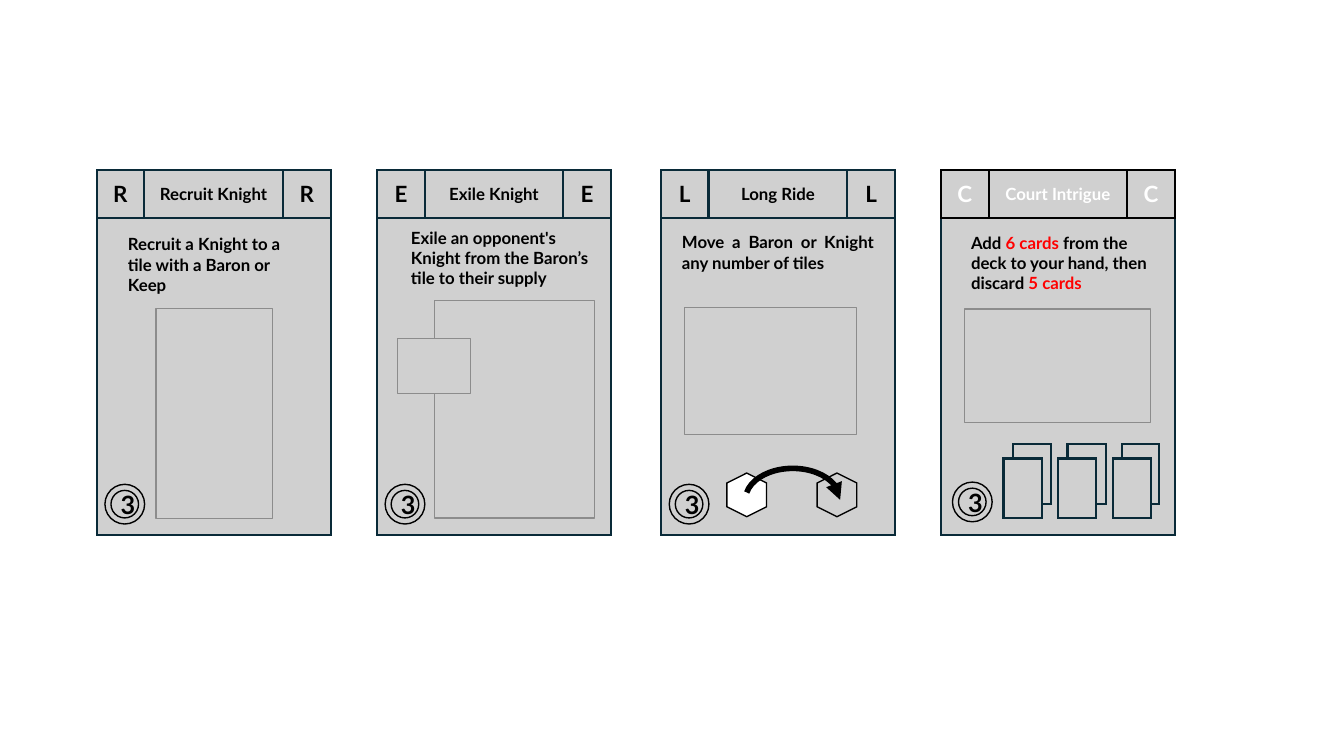
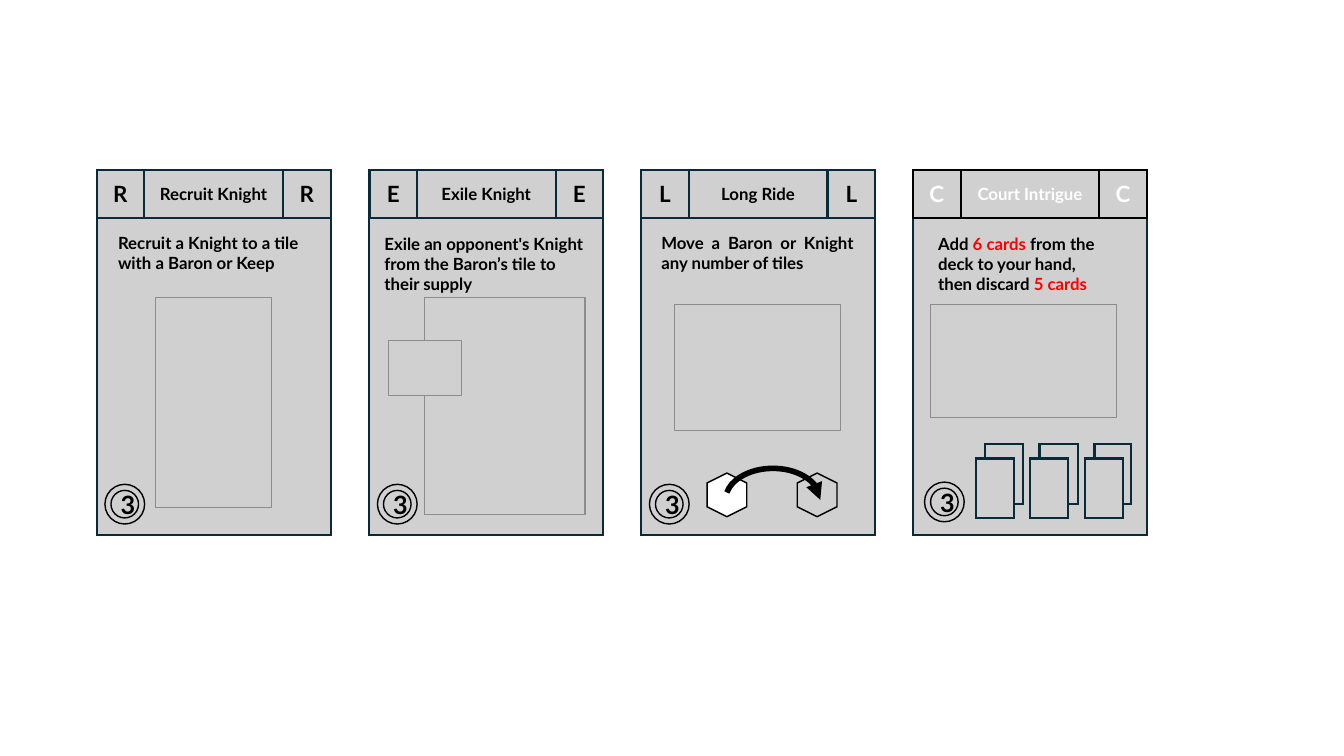
Before and after one commit to LucasBorboleta/Terre-de-Barons, a slide deck: slide 5 of pictures/Deck-en/Deck-en.pptx. Drawn at 1344x756 pixels with LibreOffice and Linux fonts; fonts in the diff are those of the drawing; grey boxes stand for pictures. Boxes give left, top, right and bottom in pixels: in the first picture for what was removed or moved away, otherwise in the second. Text is boxed around its words. In the diff, an @@ line names an element or a change of style, - is before the commit and + after.

```diff
--- a/pictures/Deck-en/Deck-en.pptx
+++ b/pictures/Deck-en/Deck-en.pptx
@@ picture "E": place and size @@
-picture "E" at (377,170,424,218)
+picture "E" at (370,170,417,218)
@@ picture "Exile Knight": place and size @@
-picture "Exile Knight" at (424,170,564,218)
+picture "Exile Knight" at (417,170,557,218)
@@ picture "C": place and size @@
-picture "C" at (1127,170,1175,218)
+picture "C" at (1100,170,1147,218)
@@ text "Recruit a Knight to a ..." rewrapped from (128,237,281,294) to (118,236,298,272) @@
@@ text "Exile an opponent's Knight from ..." rewrapped from (411,231,588,287) to (384,237,583,293) @@
@@ text "Move a Baron or Knight ...": place and size @@
-text "Move a Baron or Knight ..." at (682,235,874,272)
+text "Move a Baron or Knight ..." at (661,236,854,272)
@@ text "Add 6 cards from the ..." rewrapped from (971,236,1147,289) to (938,237,1095,290) @@
@@ picture: place and size @@
-picture at (156,309,273,518)
+picture at (155,297,272,507)
@@ picture: place and size @@
-picture at (435,300,595,518)
+picture at (424,297,585,515)
@@ picture: place and size @@
-picture at (685,308,857,435)
+picture at (675,304,840,432)
@@ picture: place and size @@
-picture at (965,310,1151,423)
+picture at (931,304,1117,418)
@@ 4 pictures: place and size @@
-4 pictures at (377,170,611,535)
+4 pictures at (369,170,603,535)
@@ 6 pictures, 1 hexagon, 1 arc (boxed as its full ellipse): place and size @@
-6 pictures, 1 hexagon, 1 arc (boxed as its full ellipse) at (661,170,895,535)
+6 pictures, 1 hexagon, 1 arc (boxed as its full ellipse) at (641,170,875,535)
@@ 10 pictures: place and size @@
-10 pictures at (942,170,1176,535)
+10 pictures at (913,170,1147,535)
```
Also in this commit, not shown: 2 other slides changed, 2 slides added, 2 slides removed, 6 other files.
